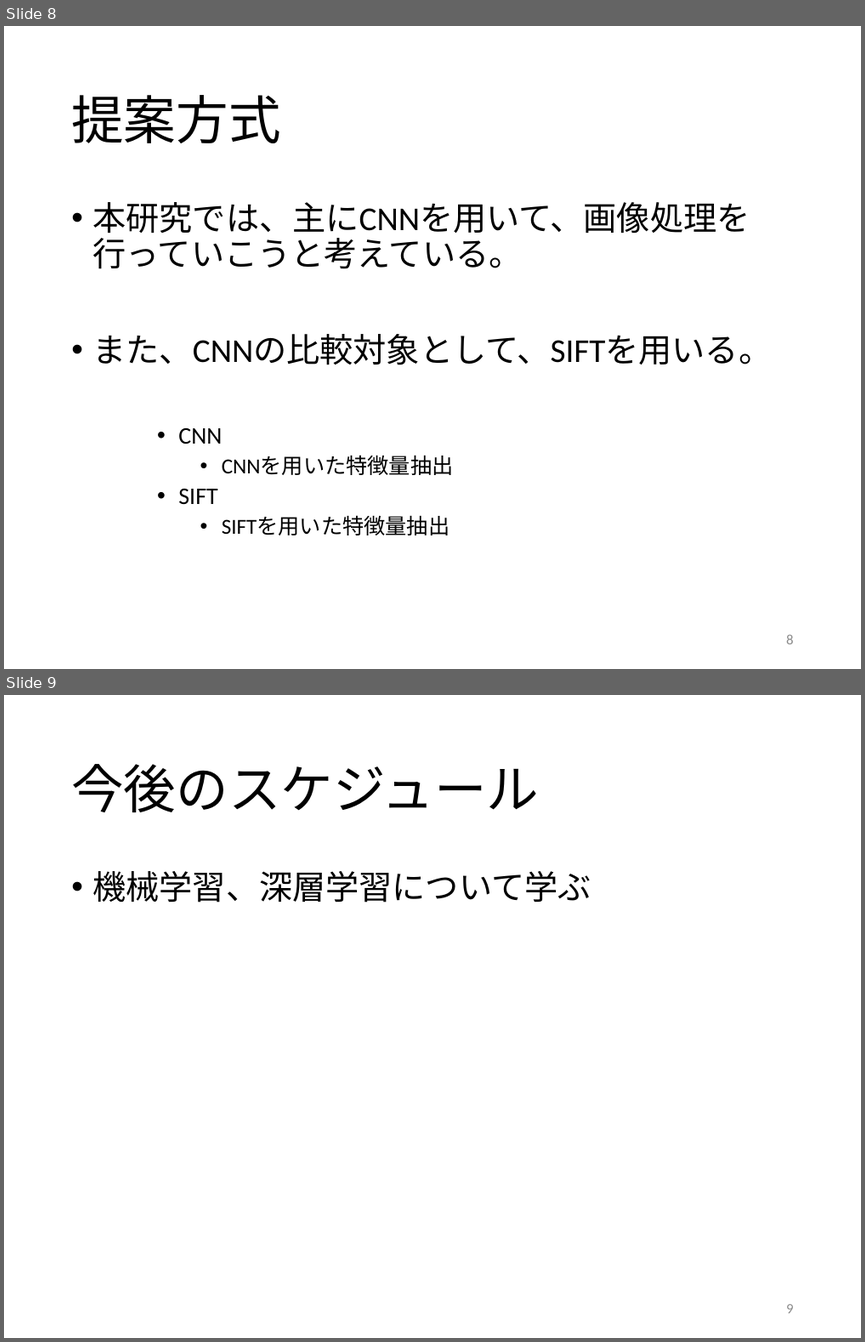
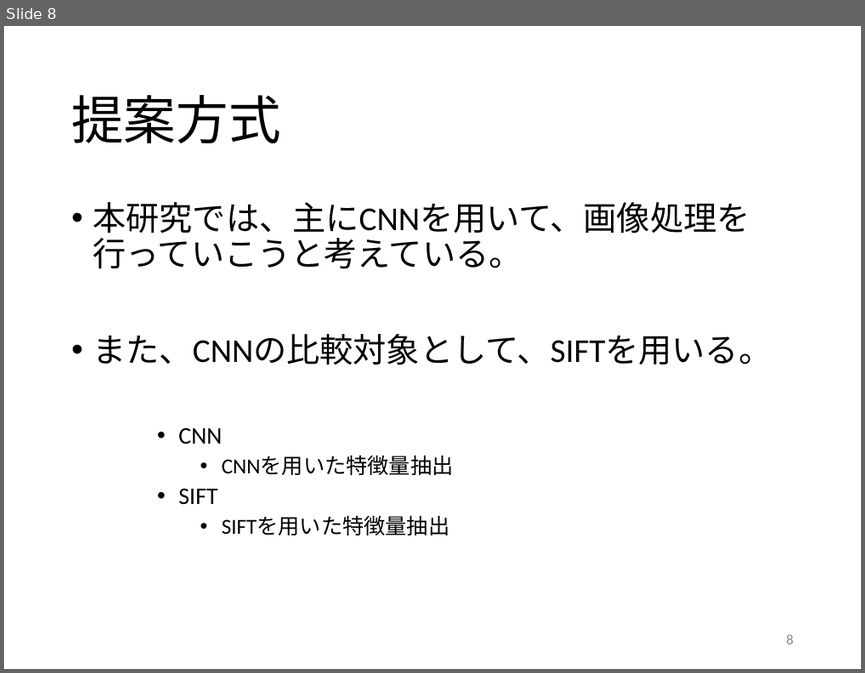
Before and after one commit to kait-takanolab/1821005-yoshioka-thesis, a slide deck: 1821005_中間発表.pptx. Shown one above the other, each under a label of ours: slides 8 and 9 before the commit, slide 8 after it. The pictures are 865x1342 and 865x673 pixels, drawn with LibreOffice and Linux fonts; fonts in the diff are those of the drawing. Boxes give left, top, right and bottom in pixels: in the first picture for what was removed or moved away, otherwise in the second. Text is boxed around its words. In the diff, an @@ line names an element or a change of style, - is before the commit and + after.

```diff
--- a/1821005_中間発表.pptx
+++ b/1821005_中間発表.pptx
@@ slide 9 removed at (x1=4, y1=695, x2=861, y2=1338), background #FFFFFF @@
@@ title removed at (x1=71, y1=764, x2=539, y2=812) @@
-今後のスケジュール
@@ text removed at (x1=93, y1=871, x2=591, y2=902) @@
-• 機械学習、深層学習について学ぶ
@@ page number removed at (x1=786, y1=1304, x2=793, y2=1313) @@
-9
```
Also in this commit, not shown: 4 slides changed, 1 slide added.
